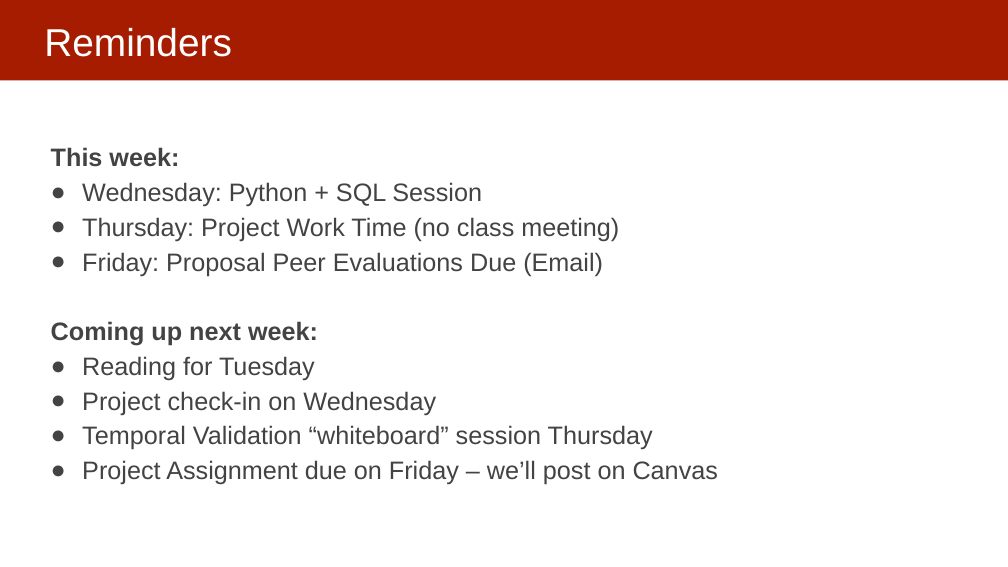
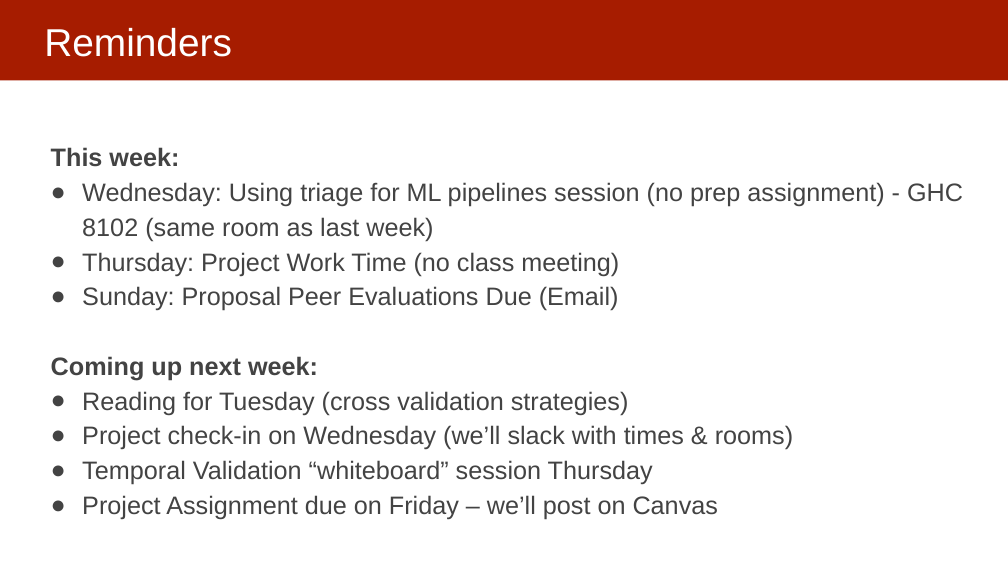
Before and after one commit to dssg/mlforpublicpolicylab, a slide deck: slide 3 of Lectures/10-model-selection-and-validation-part-1.pptx (slide 2 before the commit). Drawn at 1008x567 pixels with LibreOffice and Linux fonts; fonts in the diff are those of the drawing. Boxes give left, top, right and bottom in pixels: in the first picture for what was removed or moved away, otherwise in the second. Text is boxed around its words. In the diff, an @@ line names an element or a change of style, - is before the commit and + after.

```diff
--- a/Lectures/10-model-selection-and-validation-part-1.pptx
+++ b/Lectures/10-model-selection-and-validation-part-1.pptx
@@ text at (x1=82, y1=182, x2=963, y2=242): text changed @@
-● Wednesday: Python + SQL Session
+● Wednesday: Using triage for ML pipelines session (no prep assignment) - GHC 8102 (same room as last week)
@@ text at (x1=82, y1=286, x2=619, y2=311): text changed @@
-● Friday: Proposal Peer Evaluations Due (Email)
+● Sunday: Proposal Peer Evaluations Due (Email)
@@ text at (x1=82, y1=391, x2=793, y2=450): text changed @@
-● Reading for Tuesday
-● Project check-in on Wednesday
+● Reading for Tuesday (cross validation strategies)
+● Project check-in on Wednesday (we’ll slack with times & rooms)
```
Also in this commit, not shown: 1 other slide changed, 2 slides added.
